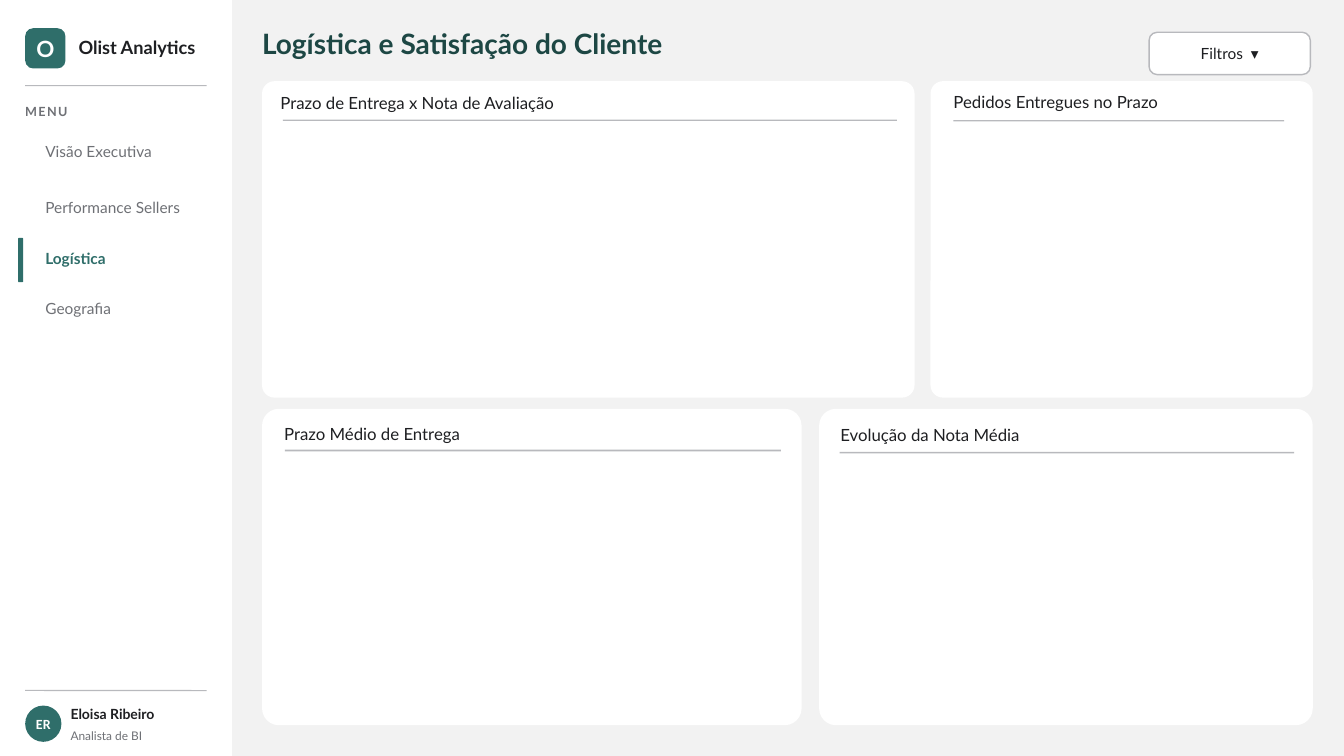
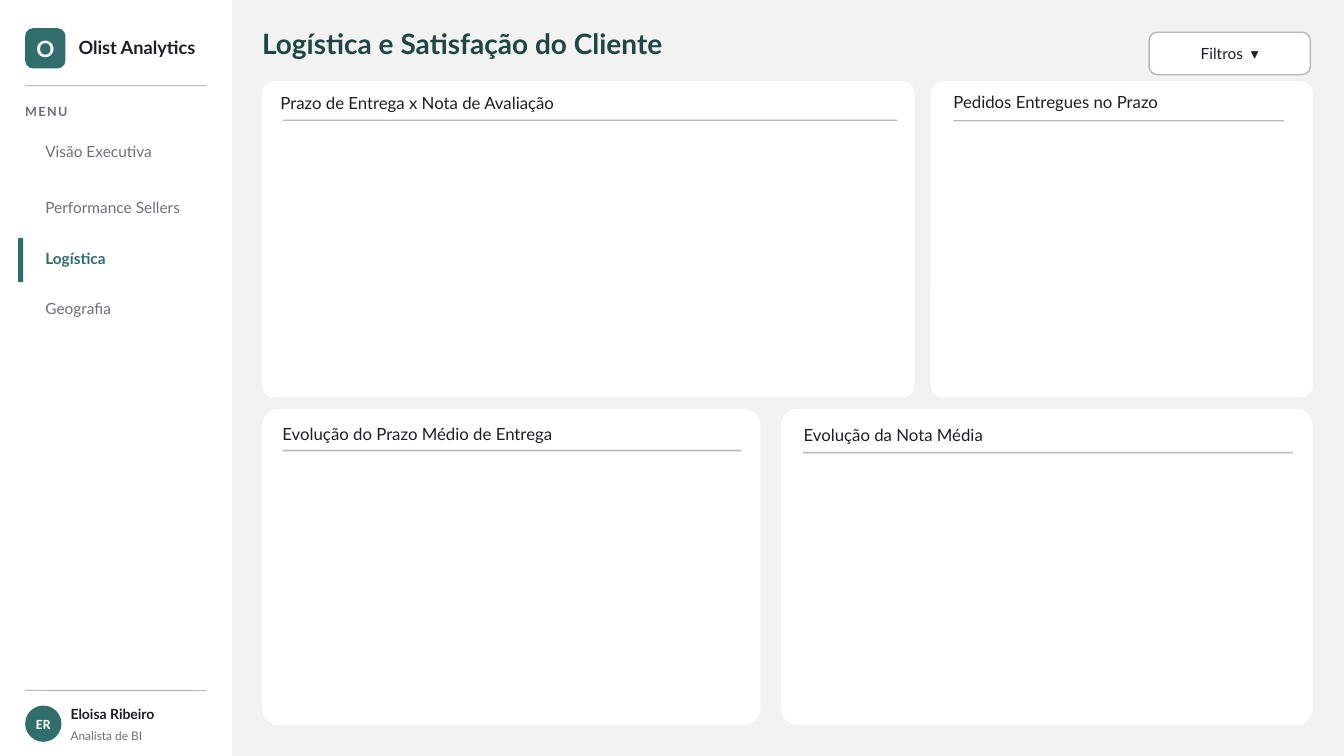
Before and after one commit to eloribeiroo/olist-commercial-performance, a slide deck: slide 4 of powerbi/olist_dashboard_layout.pptx. Drawn at 1344x756 pixels with LibreOffice and Linux fonts; fonts in the diff are those of the drawing. Boxes give left, top, right and bottom in pixels: in the first picture for what was removed or moved away, otherwise in the second. Text is boxed around its words. In the diff, an @@ line names an element or a change of style, - is before the commit and + after.

```diff
--- a/powerbi/olist_dashboard_layout.pptx
+++ b/powerbi/olist_dashboard_layout.pptx
@@ rounded rectangle: place and size @@
-rounded rectangle at (262,409,802,726)
+rounded rectangle at (262,409,760,726)
@@ rounded rectangle: place and size @@
-rounded rectangle at (820,409,1314,726)
+rounded rectangle at (781,409,1314,726)
@@ text "Evolução da Nota Média": place and size @@
-text "Evolução da Nota Média" at (840,428,1020,444)
+text "Evolução da Nota Média" at (804,428,983,444)
@@ text at (282,427,552,443): text changed @@
-Prazo Médio de Entrega
+Evolução do Prazo Médio de Entrega
@@ rectangle: place and size @@
-rectangle at (285,450,781,452)
+rectangle at (283,450,741,452)
@@ rectangle: place and size @@
-rectangle at (840,452,1295,454)
+rectangle at (804,452,1294,454)
```
Also in this commit, not shown: 1 other slide changed, 4 other files.
